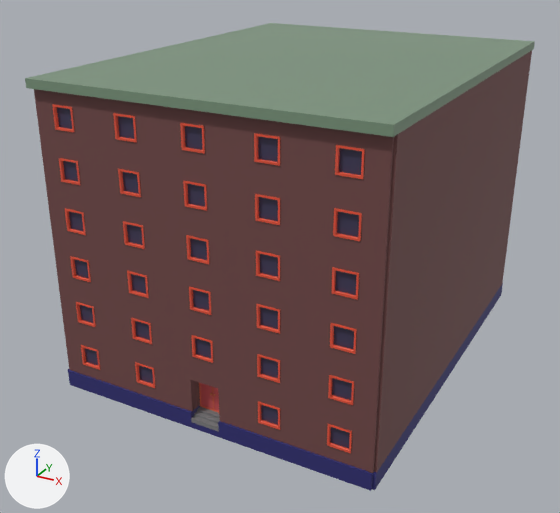
A saved change to the FBX model OSB3D/Assets/Prefabs/Import/Buildings/BR20_F06_01.fbx.
Both versions are drawn from a 50 mm lens placed at (38.2, -81.5, 26.1), pointed at (16.4, -42.0, 6.3). The axes (+X, +Y, +Z) are drawn at lower left. The lights are the same throughout.

Before the edit, the objects in view are built like this:
```python
mat_frame_004 = principled_material('Frame.004')
mat_frame_004.base_color = (0.8, 0.0892, 0.0409)  # red #e75439
me_cube_056 = bpy.data.meshes.new('Cube.056')
me_cube_056.from_pydata(...)  # 1478 vertices, 1213 faces; spans x -10.0..10.0, y -12.8..12.8, z -9.5..9.0
me_cube_056.materials.append(mat_slab_004)  # dark blue #2d2b72
me_cube_056.materials.append(mat_roof_004)  # green #7b957c
me_cube_056.materials.append(mat_facade_004)  # brown #724848
me_cube_056.materials.append(mat_frame_004)  # red #e75439
me_cube_056.materials.append(mat_doorpanel_004)  # red #e76569
me_cube_056.materials.append(mat_door_004)  # orange #e76a46
me_cube_056.materials.append(mat_doorknob_004)  # yellow #e7b43d
me_cube_056.materials.append(mat_windowglass_004)  # dark blue #3e3b58
me_cube_056.materials.append(mat_stair_004)  # grey #7b7a7b
ob_br20_f06_01 = bpy.data.objects.new('BR20_F06_01', me_cube_056)
ob_br20_f06_01.location = (17.5, -40.0, 9.5)
```
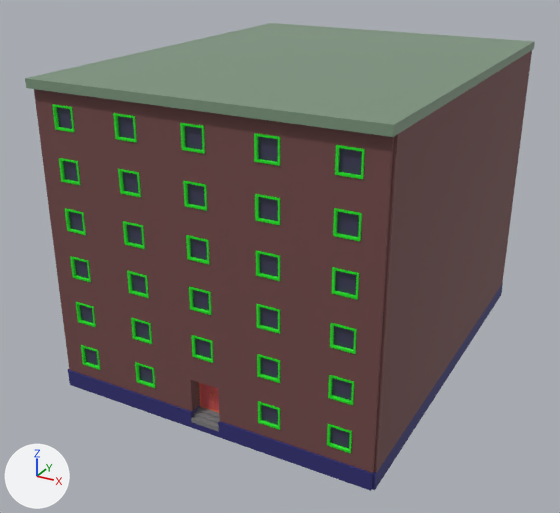
Boxes [x1, y1, x2, y2] around the edits, measured in the pictures (560 x 513 px):
'BR20_F06_01', recoloured (red to green): [49, 101, 368, 457] in both

The edits, one by one:
Material 'Frame.004' (mat_frame_004) changes colour from red #e75439 to green #15e71b; in linear values from (0.8, 0.0892, 0.0409) to (0.00737, 0.8, 0.0111).
